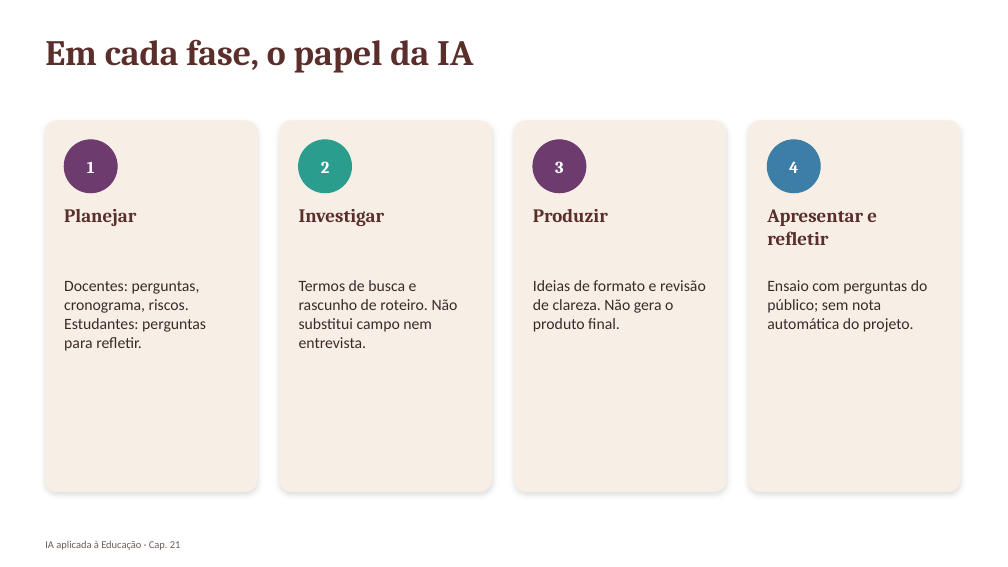
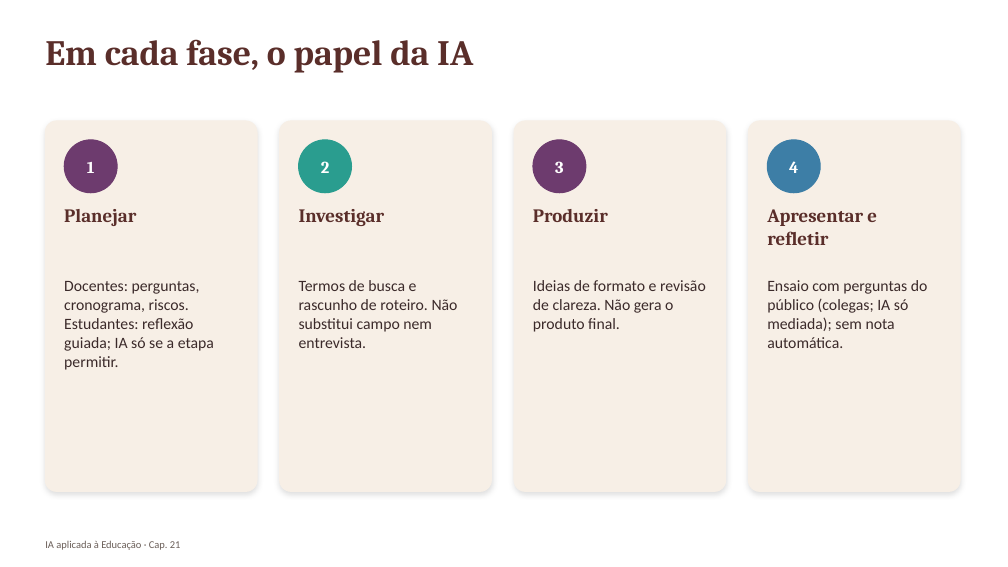
Before and after one commit to arakenmedeiros/claude, a slide deck: slide 10 of livro_ia_educacao/saida/pptx/Cap21_slides.pptx. Drawn at 1008x567 pixels with LibreOffice and Linux fonts; fonts in the diff are those of the drawing. Boxes give left, top, right and bottom in pixels: in the first picture for what was removed or moved away, otherwise in the second. Text is boxed around its words. In the diff, an @@ line names an element or a change of style, - is before the commit and + after.

```diff
--- a/livro_ia_educacao/saida/pptx/Cap21_slides.pptx
+++ b/livro_ia_educacao/saida/pptx/Cap21_slides.pptx
@@ text at (64, 281, 214, 370): text changed @@
-Docentes: perguntas, cronograma, riscos. Estudantes: perguntas para refletir.
+Docentes: perguntas, cronograma, riscos. Estudantes: reflexão guiada; IA só se a etapa permitir.
@@ text at (767, 280, 928, 348): text changed @@
-Ensaio com perguntas do público; sem nota automática do projeto.
+Ensaio com perguntas do público (colegas; IA só mediada); sem nota automática.
```
Also in this commit, not shown: 2 other slides changed, 1 slide added, 32 other files.
